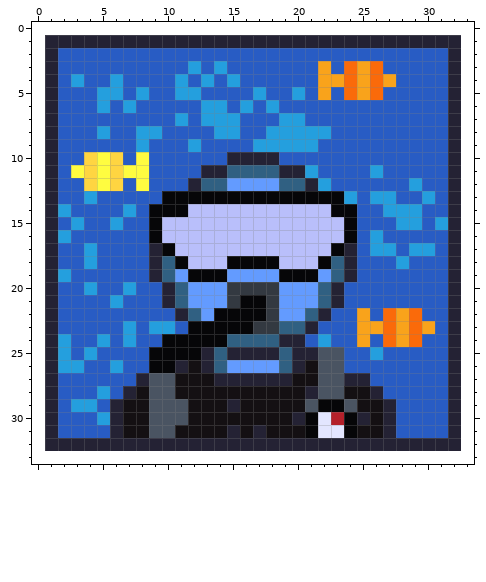
Two versions of one pixel-art file, sprites/profile/scuba_blue.aseprite. The picture above is the old version.
32x32 pixels, 1 frame. Colours within 5 levels of each other are drawn and written as one. The old version is drawn lined up with the new one, on the new canvas.
The same view after the edit:
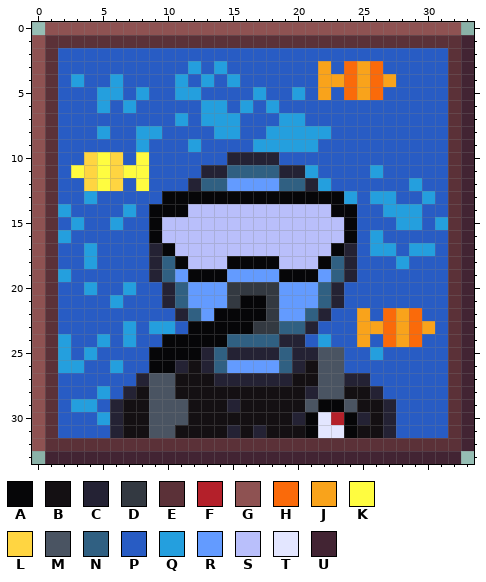
Palette (. is transparent): A #060608  B #141013  C #242234  D #333941  E #5b3138  F #b4202a  G #8e5252  H #fa6a0a  J #f9a31b  K #fffc40  L #ffd541  M #4a5462  N #306082  P #285cc4  Q #249fde  R #639bff  S #b9bffb  T #e3e6ff  U #422433
From old to new:
canvas 32x32 -> 34x34, the old top-left corner now at 1,1
Colour C gives way to colour E in row 1 at x 1 to 32; in rows 2 to 31 at x 1 and 32; in row 32 at x 1 to 32.
The edit adds colour G in row 0 at x 1 to 32; in rows 1 to 32 at x 0.
The edit adds colour U in rows 1 to 32 at x 33; in row 33 at x 1 to 32.
Pixel boxes of the changes (left, top, right, bottom) in both pictures:
changed: (32, 22, 474, 464)
